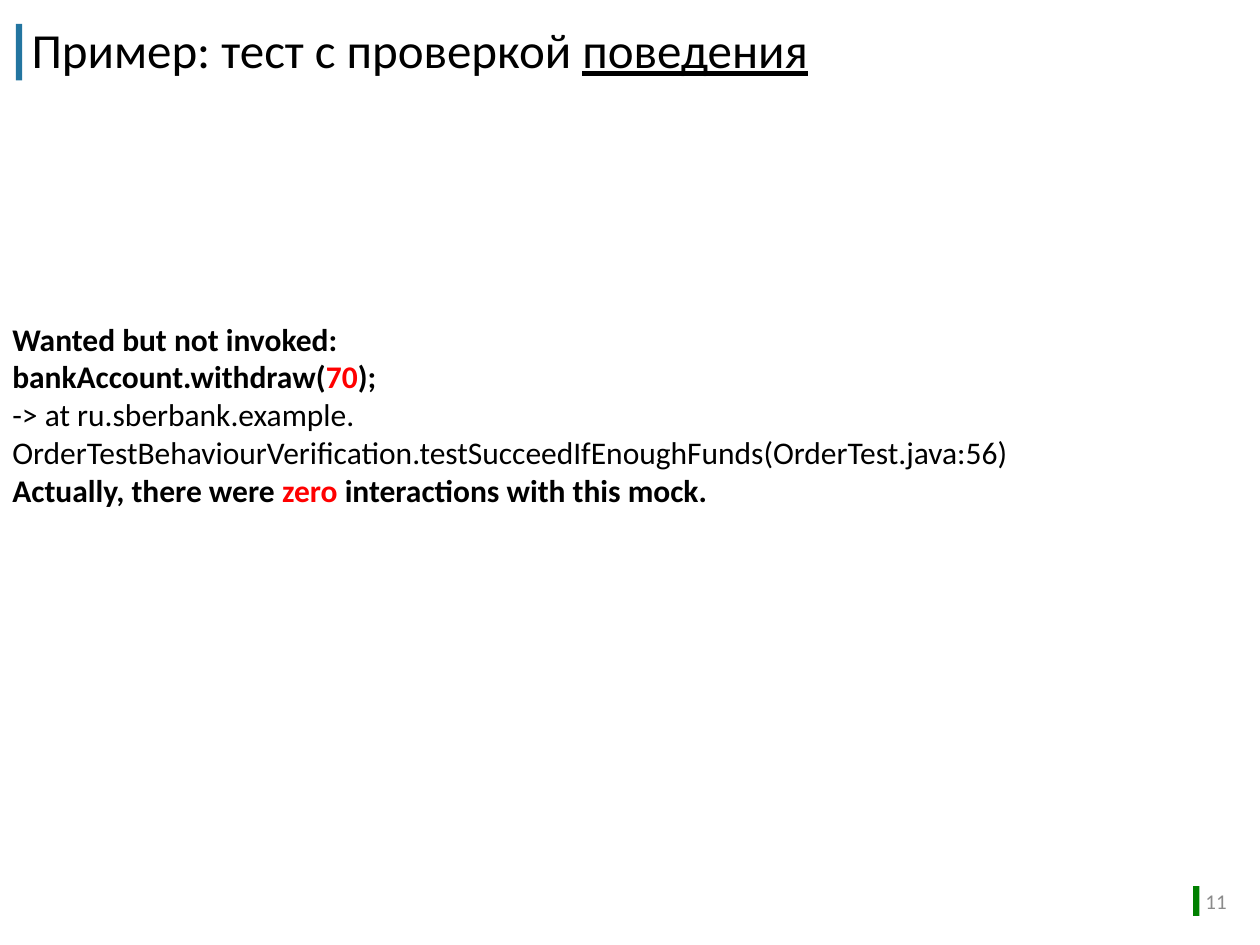
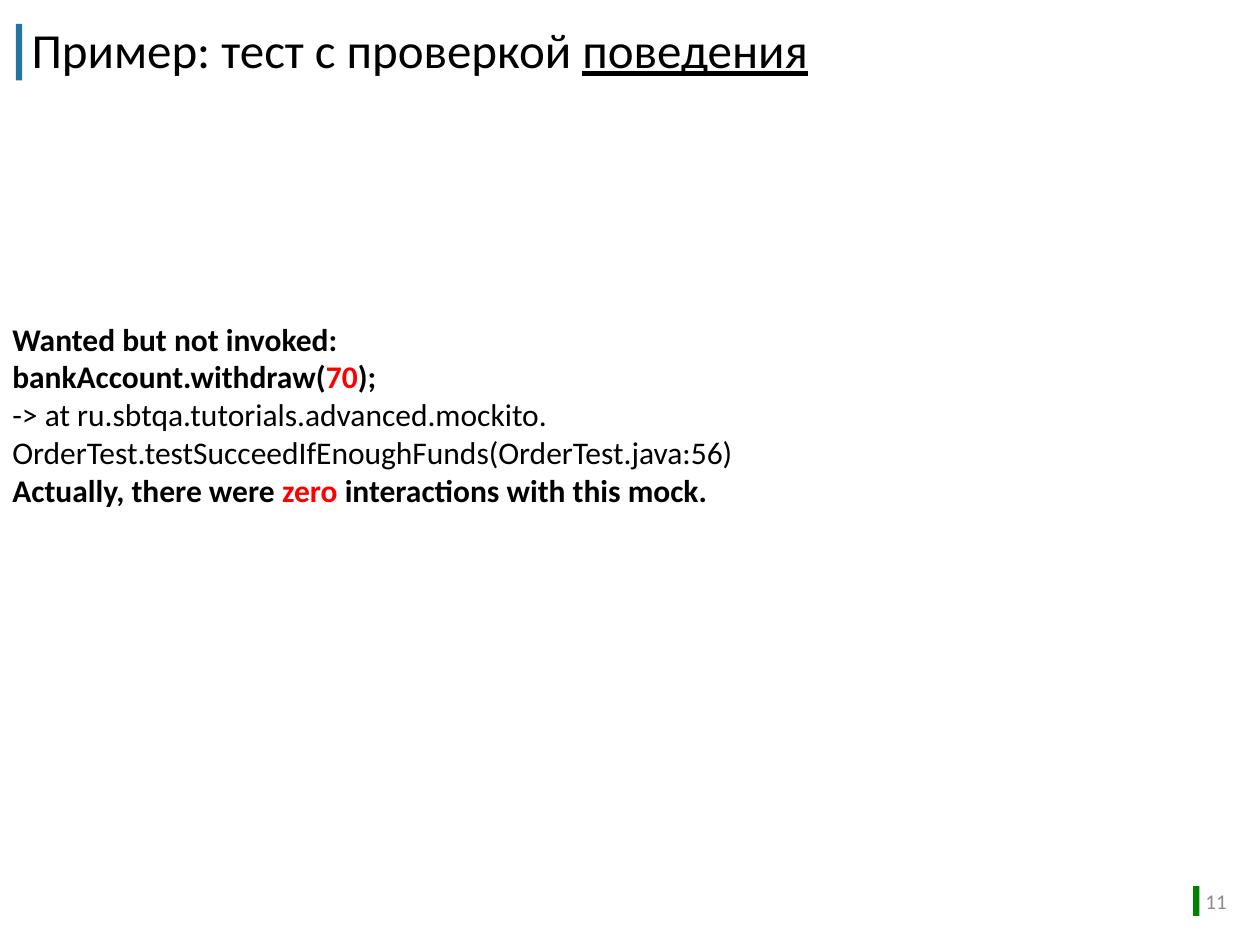
Before and after one commit to sbtqa/tutorials, a slide deck: slide 11 of automationqa-course/11.advanced/mockito/1.What is mockito/Что такое mockito.pptx. Drawn at 1260x945 pixels with LibreOffice and Linux fonts; fonts in the diff are those of the drawing; background and template pictures are left out. Boxes give left, top, right and bottom in pixels: in the first picture for what was removed or moved away, otherwise in the second. Text is boxed around its words. In the diff, an @@ line names an element or a change of style, - is before the commit and + after.

```diff
--- a/automationqa-course/11.advanced/mockito/1.What is mockito/Что такое mockito.pptx
+++ b/automationqa-course/11.advanced/mockito/1.What is mockito/Что такое mockito.pptx
@@ text at (12,404,732,470): text changed @@
--> at ru.sberbank.example. OrderTestBehaviourVerification.testSucceedIfEnoughFunds(OrderTest.java:56)
+-> at ru.sbtqa.tutorials.advanced.mockito. OrderTest.testSucceedIfEnoughFunds(OrderTest.java:56)
```
Also in this commit, not shown: 5 other slides changed, 1 other file.
